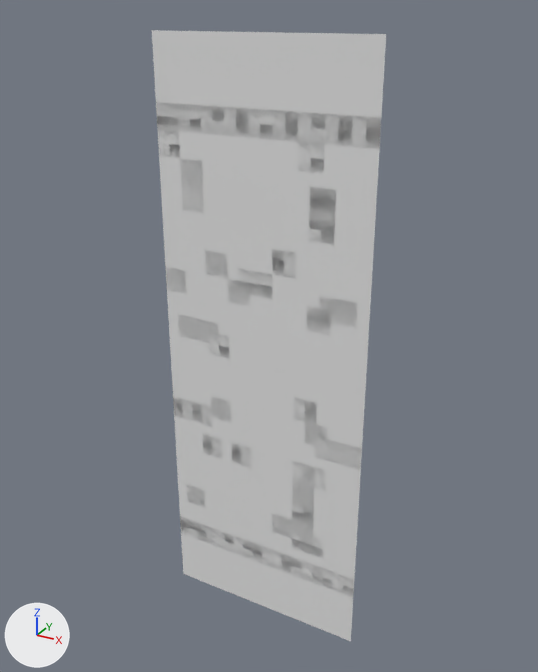
One commit to the OBJ model MardukGame/Assets/Tiled2Unity/Meshes/caveChunk16.obj: the scene before it, then after it.
Camera for both pictures: a 50 mm camera at (-277.0, -3020.0, -291.0) aimed at (-1980.0, 75.0, -1839.0). The axes (+X, +Y, +Z) are drawn at lower left. The lights are the same throughout. Where no turn or scale is listed for an object, it has been applied to the vertices.

The first picture shows 'caveChunk16'.
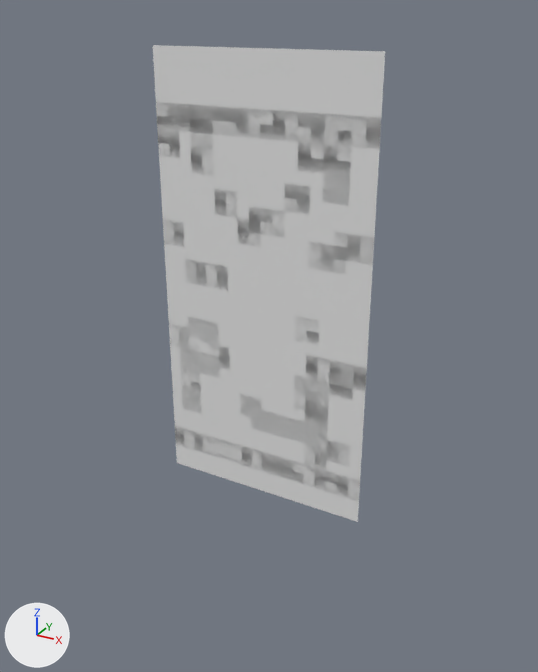
Boxes (x1, y1, x2, y2) around the edits, measured in the pictures (538 x 672 px):
'caveChunk16', reshaped (22% shorter)
    before: (152, 30, 386, 641)
    after: (153, 45, 385, 522)
part 1 of me_cavechunk16, cut back
    before: (152, 30, 386, 641)
    after: (163, 132, 374, 502)

The change, as a diff of the scene's bpy script:
```diff
--- a/MardukGame/Assets/Tiled2Unity/Meshes/caveChunk16.obj.py
+++ b/MardukGame/Assets/Tiled2Unity/Meshes/caveChunk16.obj.py
@@ me_cavechunk16 @@
 # used by ob_cavechunk16; location = (0.0, 0.0, 0.0)
-me_cavechunk16.from_pydata(...)  # 969 vertices, 958 faces; spans x -2560.0..-1408.0, y 0.0, z -3584.0..-384.0
+me_cavechunk16.from_pydata(...)  # 703 vertices, 712 faces; spans x -2560.0..-1408.0, y 0.0, z -2752.0..-448.0
+# me_cavechunk16 part 1
+# 266 vertices are removed from x -2560.0..-1408.0, y 0.0, z -3584.0..-384.0
+# 293 faces are deleted
+# 47 new faces join them
```
